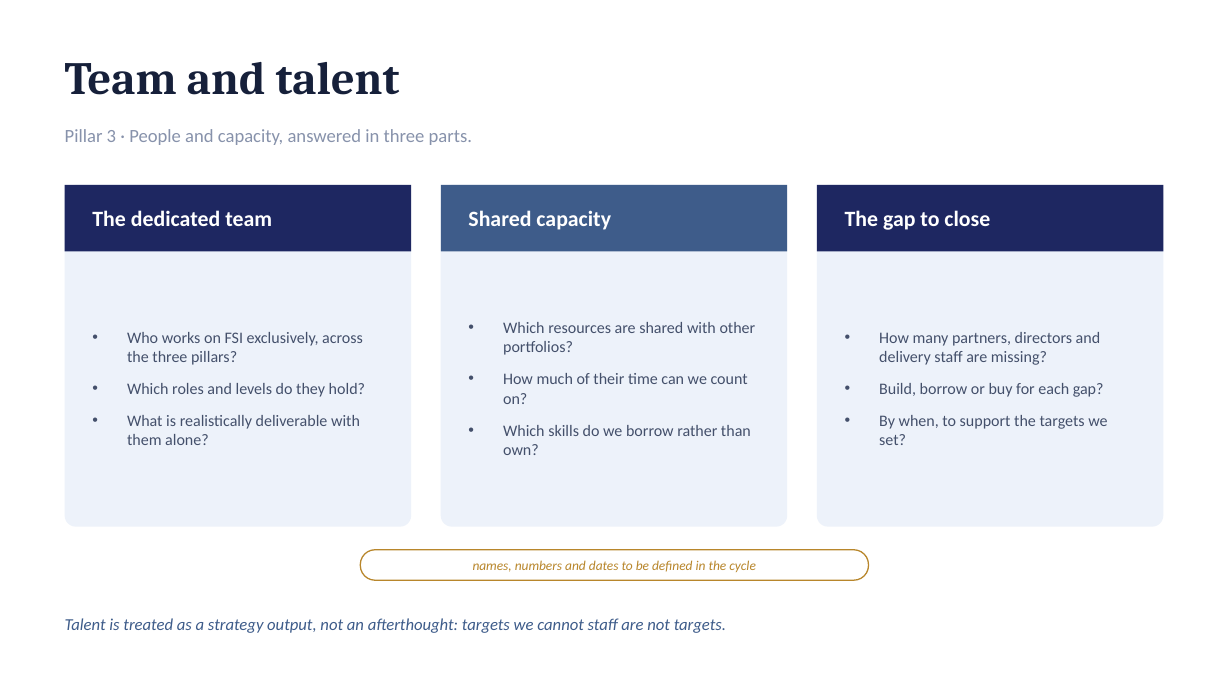
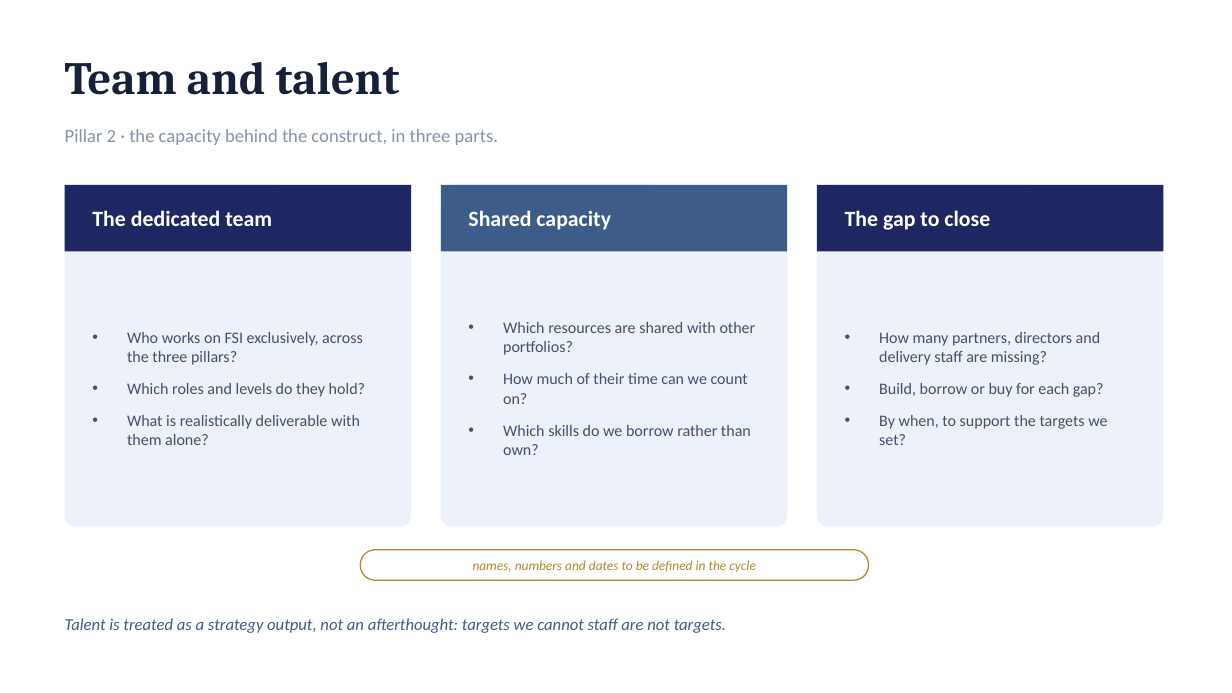
Before and after one commit to dhajjar-cyber/bae, a slide deck: slide 9 of FSI strategy/EAIND-FSI-Strategy-Development-Plan.pptx. Drawn at 1232x693 pixels with LibreOffice and Linux fonts; fonts in the diff are those of the drawing. Boxes give left, top, right and bottom in pixels: in the first picture for what was removed or moved away, otherwise in the second. Text is boxed around its words. In the diff, an @@ line names an element or a change of style, - is before the commit and + after.

```diff
--- a/FSI strategy/EAIND-FSI-Strategy-Development-Plan.pptx
+++ b/FSI strategy/EAIND-FSI-Strategy-Development-Plan.pptx
@@ text at (x1=65, y1=129, x2=498, y2=145): text changed @@
-Pillar 3 · People and capacity, answered in three parts.
+Pillar 2 · the capacity behind the construct, in three parts.
```
Also in this commit, not shown: 12 other slides changed, 1 slide added, 2 other files.
